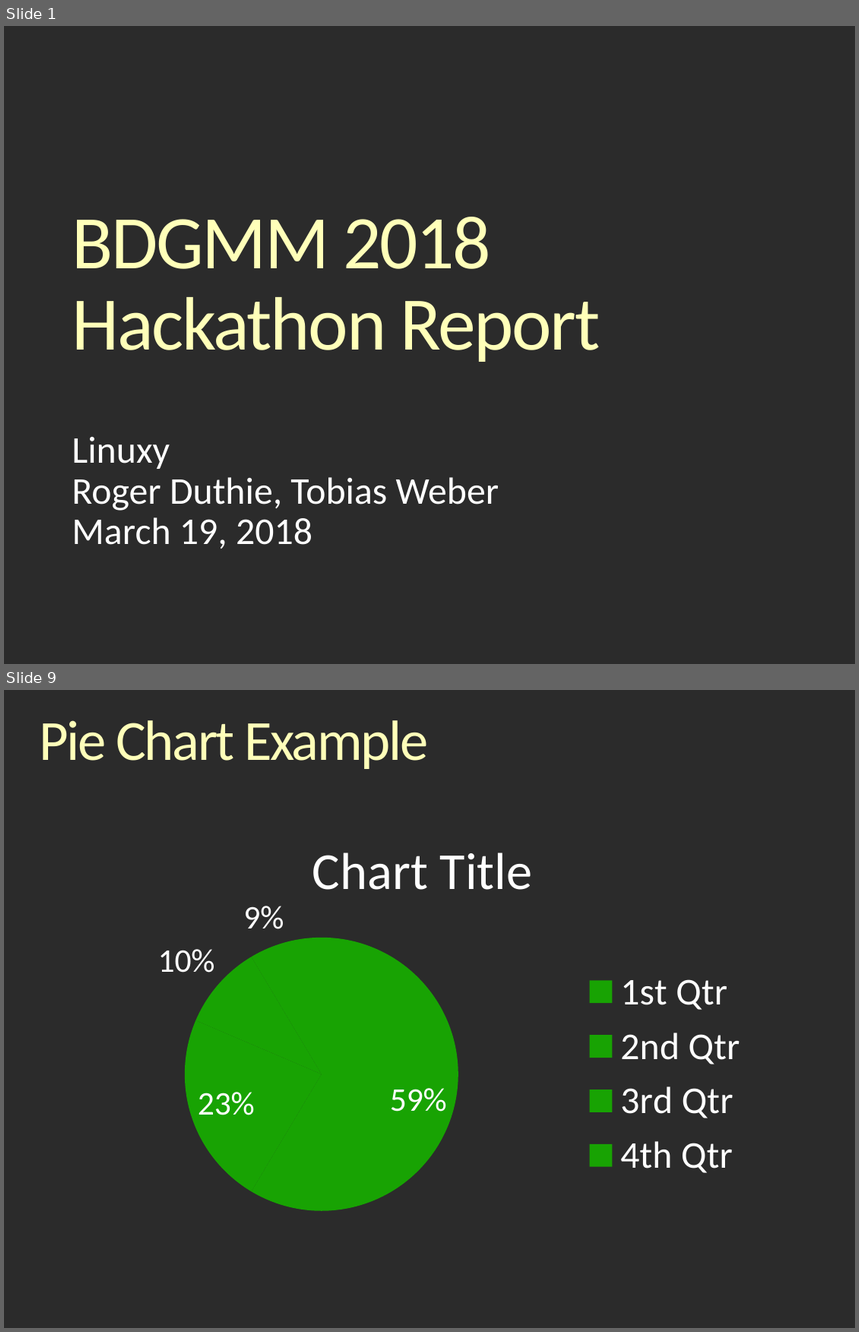
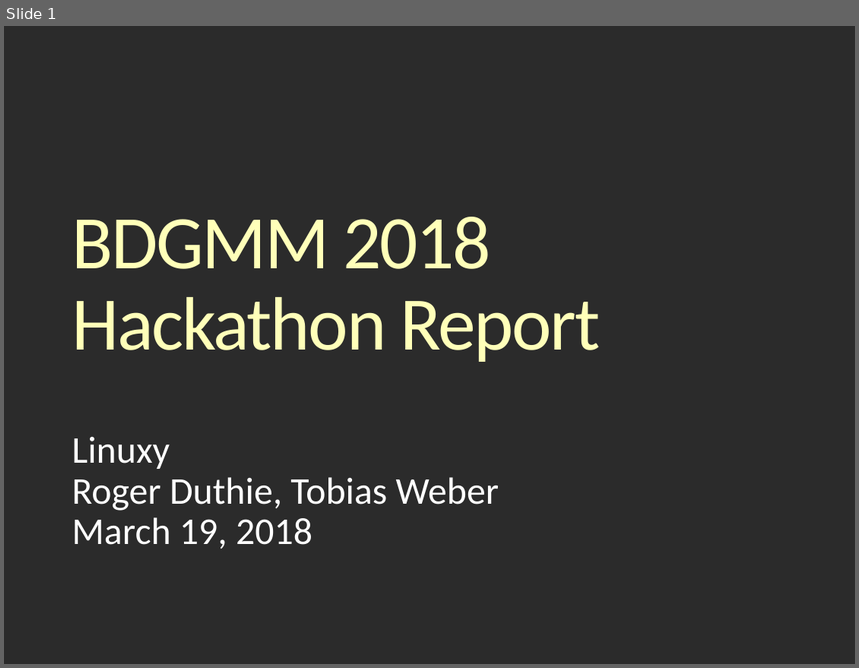
Before and after one commit to rjaduthie/bdgmm-hackathon-berlin-2018, a slide deck: BDMM18_Hackathonv_Report_Linuxy.odp. Shown one above the other, each under a label of ours: slides 1 and 9 before the commit, slide 1 after it; the slides between them are not shown. The pictures are 859x1332 and 859x668 pixels, drawn with LibreOffice and Linux fonts; fonts in the diff are those of the drawing; background and template pictures are left out; a plain dark background stands for a picture behind light text. Boxes give left, top, right and bottom in pixels: in the first picture for what was removed or moved away, otherwise in the second. Text is boxed around its words. In the diff, an @@ line names an element or a change of style, - is before the commit and + after.

```diff
--- a/BDMM18_Hackathonv_Report_Linuxy.odp
+++ b/BDMM18_Hackathonv_Report_Linuxy.odp
@@ slide 9 removed at [4,690,855,1328], background picture (left out) @@
@@ title removed at [40,720,428,769] @@
-Pie Chart Example
@@ pie chart removed at [62,810,785,1265] @@
-title "Chart Title"
-categories: 1st Qtr, 2nd Qtr, 3rd Qtr, 4th Qtr
-Chart Title: 59, 23, 10, 9
```
Also in this commit, not shown: 3 slides changed, 4 slides added, 6 other slides removed.
